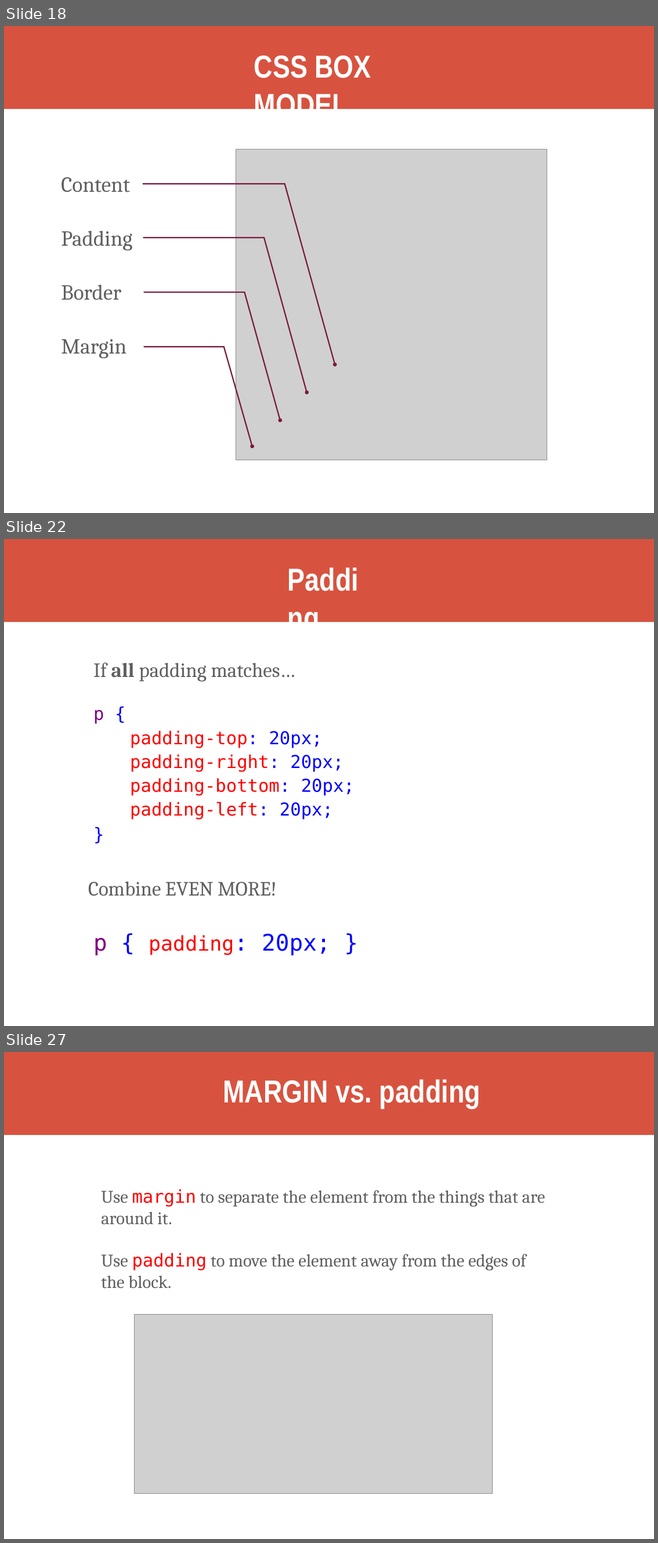
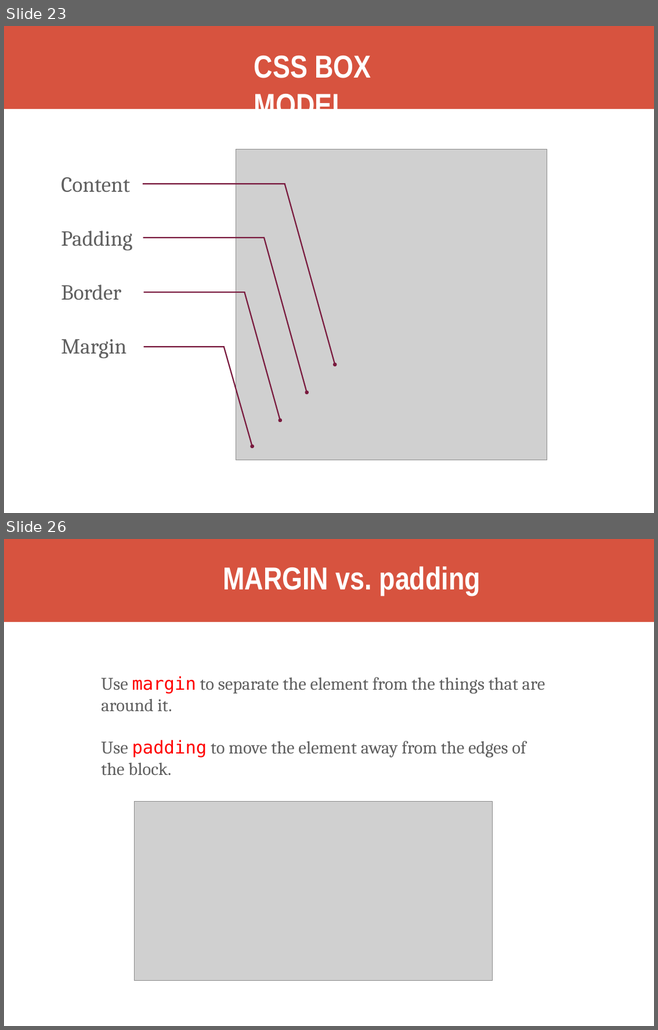
Before and after one commit to kweeket/kweeket.github.io, a slide deck: slides/week-3.pptx. Shown one above the other, each under a label of ours: slides 18, 22 and 27 before the commit, slides 23 and 26 after it; the slides between them are not shown. The pictures are 658x1543 and 658x1030 pixels, drawn with LibreOffice and Linux fonts; fonts in the diff are those of the drawing; grey boxes stand for pictures. Boxes give left, top, right and bottom in pixels: in the first picture for what was removed or moved away, otherwise in the second. Text is boxed around its words. In the diff, an @@ line names an element or a change of style, - is before the commit and + after.

```diff
--- a/slides/week-3.pptx
+++ b/slides/week-3.pptx
@@ slide 22 removed at box(4, 539, 654, 1026), background #FFFFFF @@
@@ freeform shape removed at box(4, 539, 654, 622) @@
@@ text removed at box(88, 663, 354, 956) @@
-  If all padding matches…
-  p {
-  padding-top: 20px;
-  padding-right: 20px;
-  padding-bottom: 20px;
-  padding-left: 20px;
-  }
-Combine EVEN MORE!
-  p { padding: 20px; }
@@ title removed at box(139, 663, 206, 682) @@
-Padding
@@ what was slide 18 is now slide 23 @@
@@ what was slide 27 is now slide 26 @@
```
Also in this commit, not shown: 1 slide changed, 6 slides added, 6 other slides removed, 2 other files.
